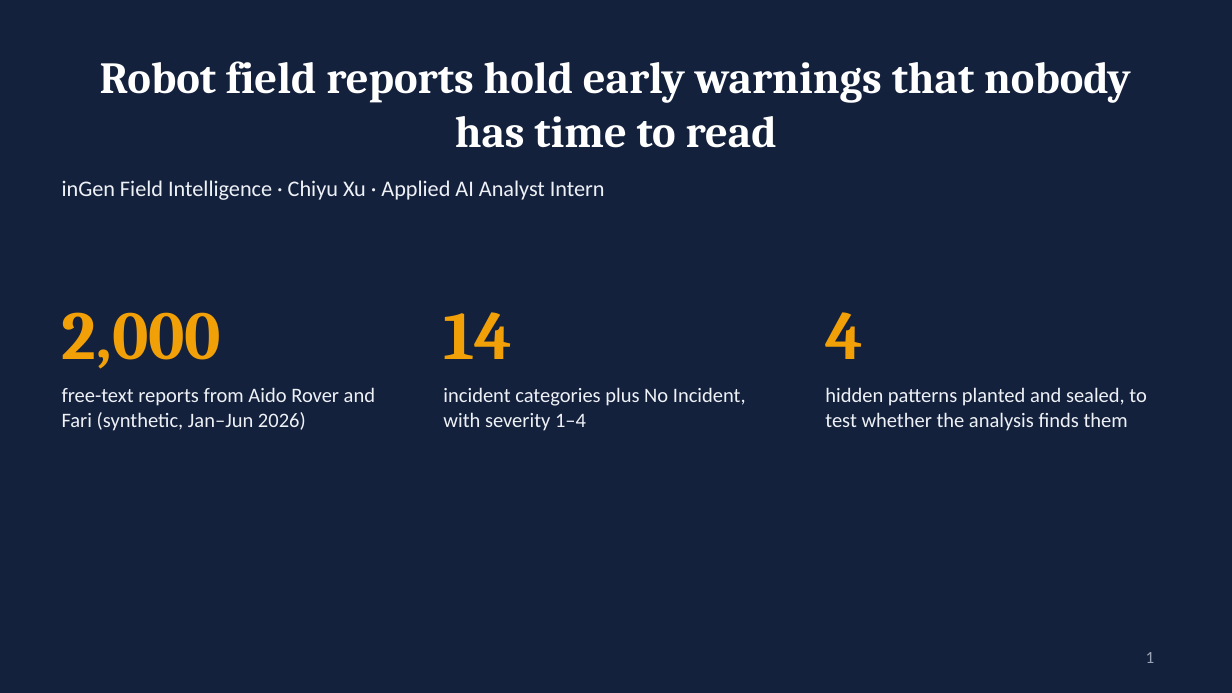
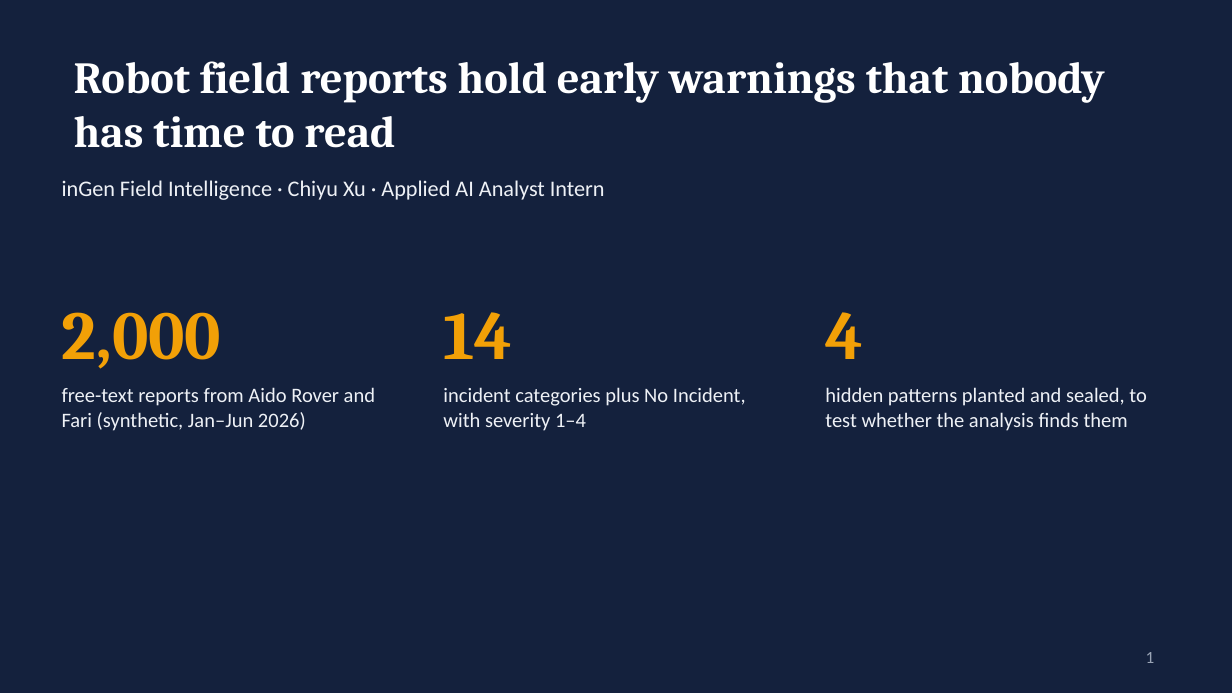
Before and after one commit to xuchiyu1/ingen-field-intelligence, a slide deck: slide 1 of W04_Findings_Deck.pptx. Drawn at 1232x693 pixels with LibreOffice and Linux fonts; fonts in the diff are those of the drawing. Boxes give left, top, right and bottom in pixels: in the first picture for what was removed or moved away, otherwise in the second. Text is boxed around its words. In the diff, an @@ line names an element or a change of style, - is before the commit and + after.

```diff
--- a/W04_Findings_Deck.pptx
+++ b/W04_Findings_Deck.pptx
@@ title "Robot field reports hold early ..." at (74, 61, 1105, 148): alignment centre to left @@
```
Also in this commit, not shown: 7 other slides changed, 3 other files.
